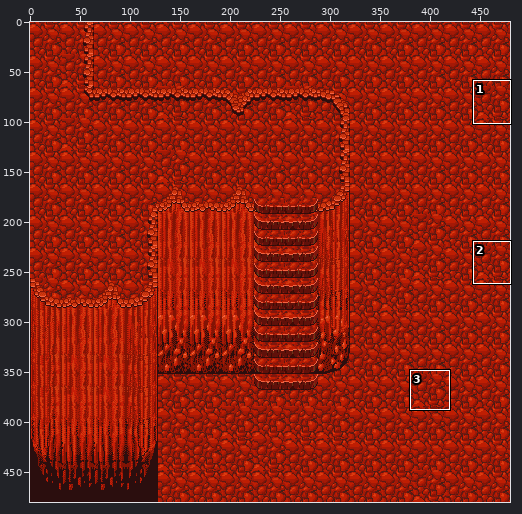
Sprite sheet -- tileset/terrain/stone/preview-red.png. The picture above shows the old version from afar; the outline marks the close-up.
Close-up. Before:
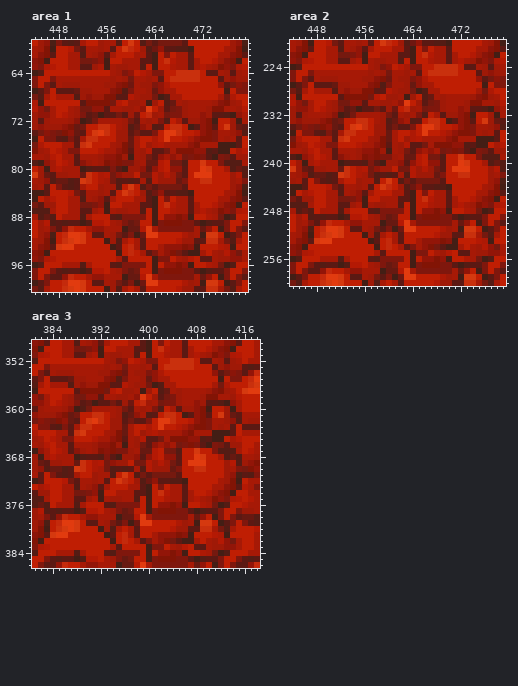
The file is 480x480 pixels. Colours within 5 levels of each other are drawn and written as one. Shown: area 1: x 444..479, y 59..100; area 2: x 444..479, y 220..260; area 3: x 381..418, y 349..386. The commit also changed other parts of the picture, which this record leaves out.
Now the later version:
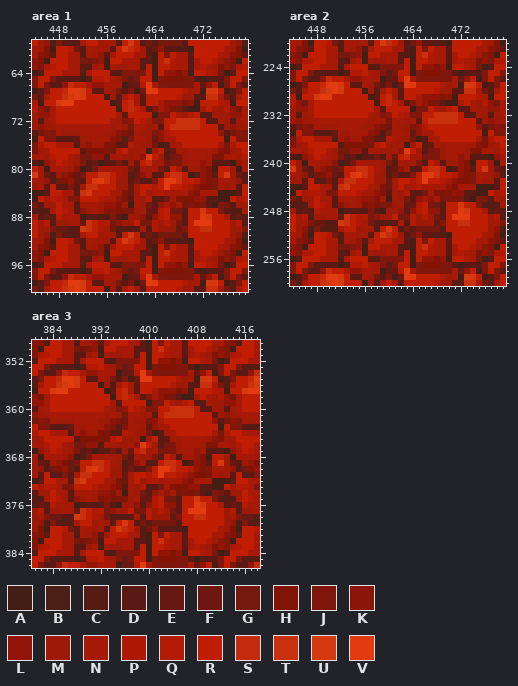
Palette (. is transparent): A #431e15  B #4b1f15  C #541c14  D #5b1913  E #671911  F #6e1710  G #75190f  H #821405  J #7f170d  K #8b1509  L #921508  M #9f1907  N #a61906  P #ad1905  Q #b41904  R #bf1e03  S #c42a0c  T #c9300d  U #d5390f  V #e13b0f
What changed:
Changed rows in their new state; - is an unchanged pixel.
Area 1:
first column x 448:
 64 -NNNCN---DC-JJJRARLLHLAR-PNGACRR
 65 DCDDACQQRNMJEGRRAJHHHJJDACD-JRRJ
 66 DLSRR-LLNNNAEEQVNJJJJJJNEL-AJRJD
 67 RSVVURDD-MGD-AFVVRRR-PMNAUU--D-R
 68 RTUVURRRAMCNR-DRRRRRQMMDDTT--CN-
 69 UVV-RRRRRAD-SNDRRNLLLHKARRRQPAR-
 70 --RRRRRRRRARSRNDJNLHGDAA-RNMQLGN
 71 -RRRRRRRRRN-RR-RAJJRN-QRDDNMML--
 72 RRRRRRRRR-MJLRQNJ-R-TTTTRDDNMDM-
 73 NNNNNNNNNM--GNNMN----TTTRRRDMLMM
 74 NMMMNNNNMMKHFNMM-LPRR--RRRRLDGKJ
 75 -DDEMMNNNKHCJ-NMELNN-RRRRRRRARJJ
 76 N--CMLMMHHDDQ-M-GAC--RRRRRRNGPR-
 77 RRRRDHHHHGQRMMNAMRCENMNNNNMKHM-R
 78 -R-MGGLLDNN-M-LVRMDGJMNNNMHHNN-Q
 79 ---MJDEADDGDMFRSMNGJJMNNLMDD-AL-
 80 N-MK--GNNNNMGDNMNJCRN-MMLHA-RMAN
 81 -LHEGR-TTRN-CELNCDRTTRADLHD-U-ED
 82 GHLEDRUVTRMMDGDDJRVVTR-QLHJNN-LC
 83 DCJ--TTRRRMMENRRPRVRRQNLHHJNMNDR
 84 -NNDTURRRNMHENRMPQNNNNLHNNNAAADR
 85 QNJJRRRQN-LHD-MQDDGNHHHLLCDAARNQ
 86 -N-DNNNMLLHMA-MGDLNL-GJHJDAJGDMM
 87 -Q-DKMNMHKHJJMNEEQ-GGCRRURRJCCCN
 88 Q---ACDDCJDAMMLDLQR-LDR-VURRN-EC
 89 MMNNETRPQGLMMRGGQMQMGDRVVVRRRMQC
 90 EECDUTRP-GCDCDNCQMMME-RRTT-RRMNJ
 91 JDCDN-RM-NCRURCGDGGGGDRRRRR-RMLB
 92 -RQGDNNMNDRUSRMCFLDDCCARRRRRNMHA
 93 RRNNCNMLDNR-R-NDARJRNNDR---NNKHD
 94 --NNGGJLA-RNNND-ARTQNNDNR-Q-KHAR
 95 --NNDDMPANMMNNC--RRP-NDNQNMHLJPQ
Area 2:
first column x 448:
224 -NNNCN---DC-JJJRARLLHLAR-PNGACRR
225 DCDDACQQRNMJEGRRAJHHHJJDACD-JRRJ
226 DLSRR-LLNNNAEEQVNJJJJJJNEL-AJRJD
227 RSVVURDD-MGD-AFVVRRR-PMNAUU--D-R
228 RTUVURRRAMCNR-DRRRRRQMMDDTT--CN-
229 UVV-RRRRRAD-SNDRRNLLLHKARRRQPAR-
230 --RRRRRRRRARSRNDJNLHGDAA-RNMQLGN
231 -RRRRRRRRRN-RR-RAJJRN-QRDDNMML--
232 RRRRRRRRR-MJLRQNJ-R-TTTTRDDNMDM-
233 NNNNNNNNNM--GNNMN----TTTRRRDMLMM
234 NMMMNNNNMMKHFNMM-LPRR--RRRRLDGKJ
235 -DDEMMNNNKHCJ-NMELNN-RRRRRRRARJJ
236 N--CMLMMHHDDQ-M-GAC--RRRRRRNGPR-
237 RRRRDHHHHGQRMMNAMRCENMNNNNMKHM-R
238 -R-MGGLLDNN-M-LVRMDGJMNNNMHHNN-Q
239 ---MJDEADDGDMFRSMNGJJMNNLMDD-AL-
240 N-MK--GNNNNMGDNMNJCRN-MMLHA-RMAN
241 -LHEGR-TTRN-CELNCDRTTRADLHD-U-ED
242 GHLEDRUVTRMMDGDDJRVVTR-QLHJNN-LC
243 DCJ--TTRRRMMENRRPRVRRQNLHHJNMNDR
244 -NNDTURRRNMHENRMPQNNNNLHNNNAAADR
245 QNJJRRRQN-LHD-MQDDGNHHHLLCDAARNQ
246 -N-DNNNMLLHMA-MGDLNL-GJHJDAJGDMM
247 -Q-DKMNMHKHJJMNEEQ-GGCRRURRJCCCN
248 Q---ACDDCJDAMMLDLQR-LDR-VURRN-EC
249 MMNNETRPQGLMMRGGQMQMGDRVVVRRRMQC
250 EECDUTRP-GCDCDNCQMMME-RRTT-RRMNJ
251 JDCDN-RM-NCRURCGDGGGGDRRRRR-RMLB
252 -RQGDNNMNDRUSRMCFLDDCCARRRRRNMHA
253 RRNNCNMLDNR-R-NDARJRNNDR---NNKHD
254 --NNGGJLA-RNNND-ARTQNNDNR-Q-KHAR
255 --NNDDMPANMMNNC--RRP-NDNQNMHLJPQ
Area 3:
first column x 384:
352 -NNNCN---DC-JJJRARLLHLAR-PNGACRR
353 DCDDACQQRNMJEGRRAJHHHJJDACD-JRRJ
354 DLSRR-LLNNNAEEQVNJJJJJJNEL-AJRJD
355 RSVVURDD-MGD-AFVVRRR-PMNAUU--D-R
356 RTUVURRRAMCNR-DRRRRRQMMDDTT--CN-
357 UVV-RRRRRAD-SNDRRNLLLHKARRRQPAR-
358 --RRRRRRRRARSRNDJNLHGDAA-RNMQLGN
359 -RRRRRRRRRN-RR-RAJJRN-QRDDNMML--
360 RRRRRRRRR-MJLRQNJ-R-TTTTRDDNMDM-
361 NNNNNNNNNM--GNNMN----TTTRRRDMLMM
362 NMMMNNNNMMKHFNMM-LPRR--RRRRLDGKJ
363 -DDEMMNNNKHCJ-NMELNN-RRRRRRRARJJ
364 N--CMLMMHHDDQ-M-GAC--RRRRRRNGPR-
365 RRRRDHHHHGQRMMNAMRCENMNNNNMKHM-R
366 -R-MGGLLDNN-M-LVRMDGJMNNNMHHNN-Q
367 ---MJDEADDGDMFRSMNGJJMNNLMDD-AL-
368 N-MK--GNNNNMGDNMNJCRN-MMLHA-RMAN
369 -LHEGR-TTRN-CELNCDRTTRADLHD-U-ED
370 GHLEDRUVTRMMDGDDJRVVTR-QLHJNN-LC
371 DCJ--TTRRRMMENRRPRVRRQNLHHJNMNDR
372 -NNDTURRRNMHENRMPQNNNNLHNNNAAADR
373 QNJJRRRQN-LHD-MQDDGNHHHLLCDAARNQ
374 -N-DNNNMLLHMA-MGDLNL-GJHJDAJGDMM
375 -Q-DKMNMHKHJJMNEEQ-GGCRRURRJCCCN
376 Q---ACDDCJDAMMLDLQR-LDR-VURRN-EC
377 MMNNETRPQGLMMRGGQMQMGDRVVVRRRMQC
378 EECDUTRP-GCDCDNCQMMME-RRTT-RRMNJ
379 JDCDN-RM-NCRURCGDGGGGDRRRRR-RMLB
380 -RQGDNNMNDRUSRMCFLDDCCARRRRRNMHA
381 RRNNCNMLDNR-R-NDARJRNNDR---NNKHD
382 --NNGGJLA-RNNND-ARTQNNDNR-Q-KHAR
383 --NNDDMPANMMNNC--RRP-NDNQNMHLJPQ
